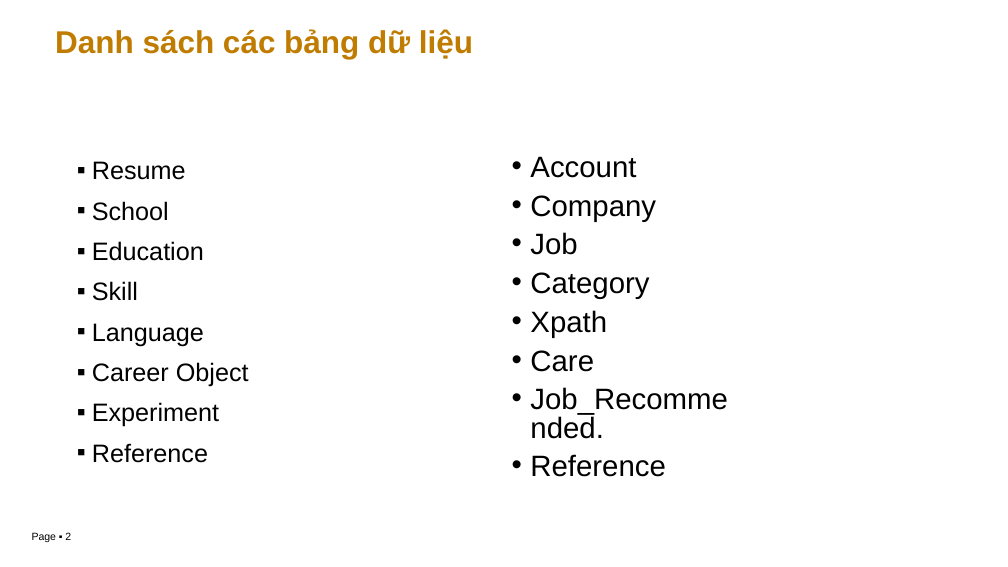
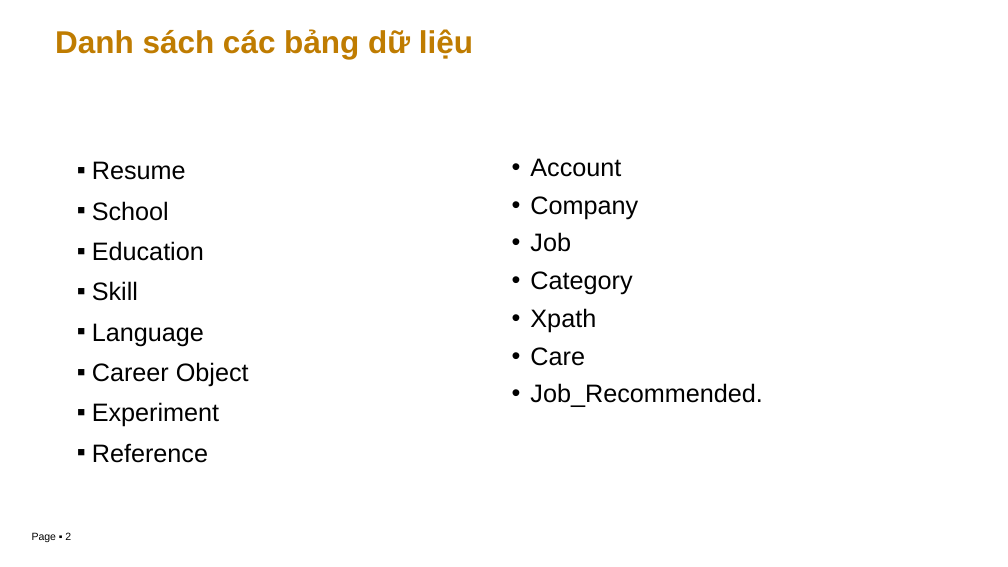
Before and after one commit to luanft/web-feedback-system, a slide deck: slide 2 of Document/slide/Database.pptx. Drawn at 1008x567 pixels with LibreOffice and Linux fonts; fonts in the diff are those of the drawing; background and template pictures are left out. Boxes give left, top, right and bottom in pixels: in the first picture for what was removed or moved away, otherwise in the second. Text is boxed around its words. In the diff, an @@ line names an element or a change of style, - is before the commit and + after.

Commit message:
edit slide Database.pptx

```diff
--- a/Document/slide/Database.pptx
+++ b/Document/slide/Database.pptx
@@ text "Account" at <box>530,158,763,407</box>: size 28 to 24 pt; line spacing 0.8 to 0.9 @@
@@ text at <box>530,454,666,477</box>: paragraph removed @@
-• Reference
```
